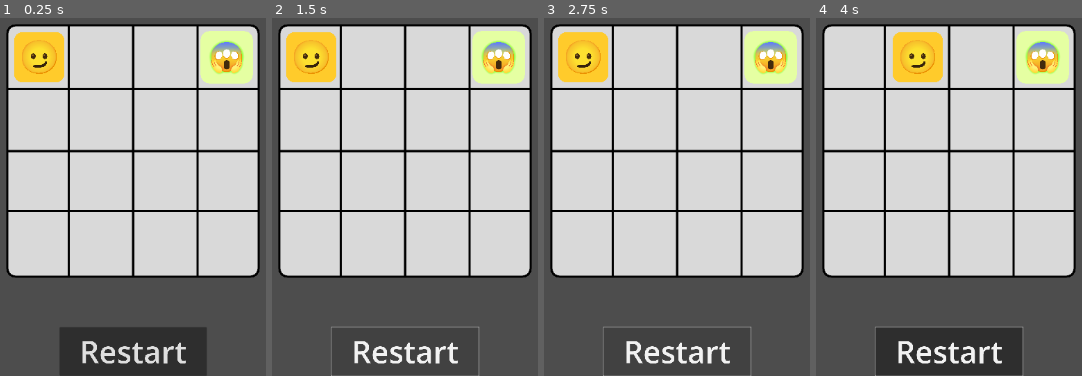
Above: before the commit, frames 1-4 (left to right).
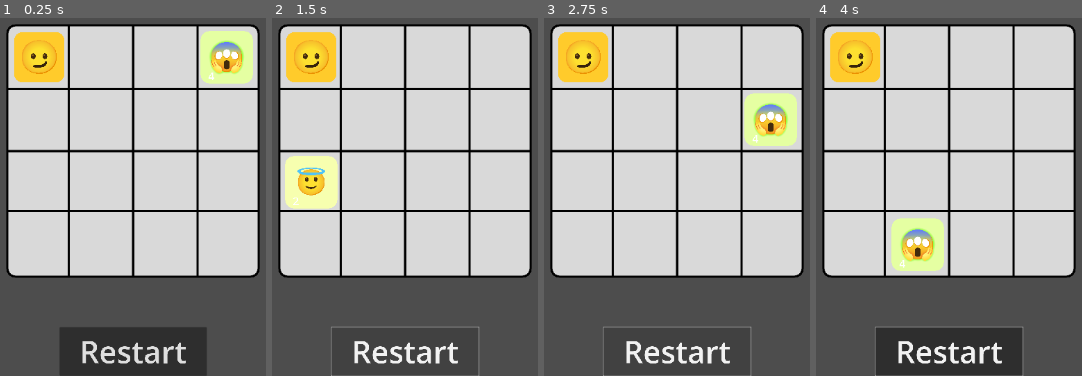
Above: after the commit, the same moments.

Repository: aeriab/gift-jam-2025
Game: Godot game, scene res://scenes/chill_game.tscn
The game is run twice, just before and just after one commit, with the same random seed, the same clock (stepped at 60 frames per second) and the same inputs. This scene is started directly instead of the project's main scene.
Inputs (mouse positions are in pixels of both pictures, inside the frame that each line leads up to):
- Up to frame 1 (0.25 s): no input
- Up to frame 2 (1.5 s): click "Restart" at 0.5 s; click "Restart" at 1.25 s
- Up to frame 3 (2.75 s): click "Restart" at 2 s
- Up to frame 4 (4 s): tap Enter at 2.75 s; move the mouse to (outside the picture) at 2.77 s; hold Right (ui_right) from 2.78 s (still down); click (outside the picture) at 2.85 s; tap Space (jump_action) at 3.02, 3.77 s; move the mouse to (outside the picture) at 3.52 s; click (outside the picture) at 3.6 s

The runs differ from the first frame. In frame 1, less than 0.1% of the frame differs, in the area x 78-81%, y 15-18%; in frame 2, 5.7%; in frame 3, 5.7%; in frame 4, 11%, in the area x 5-96%, y 3-71%.
Error before the commit: Invalid call. Nonexistent function 'restart' in base 'Sprite2D (tile_spawner.gd)'. (res://scripts/restart_button.gd:8)

Commit message:
score now here

Diff:
--- a/globals/globals.gd
+++ b/globals/globals.gd
@@ -6,7 +6,7 @@
 var player_pos=Vector2(-337.5,-337.5)
 var player_moved="down"
 
-var move_cycle: int = 0
+var move_cycle: int = 6
 
 signal my_global_signal(x,y,dir)
 signal upgrade_global_signal(x,y)
@@ -14,10 +14,6 @@
 var x_of_interest: int
 var y_of_interest: int
 var direction_of_interest: Vector2
-
-var x_of_interest2: int
-var y_of_interest2: int
-var direction_of_interest2: Vector2
 
 func tell_box_to_move(box_row,box_col,direction):
 	emit_signal("my_global_signal", box_row,box_col,direction)
@@ -27,14 +23,3 @@
 
 func tell_box_to_upgrade(box_row,box_col):
 	emit_signal("upgrade_global_signal", box_row,box_col)
-
-
-#func tell_box_to_move2(box_row,box_col,direction):
-	#x_of_interest = box_row
-	#y_of_interest = box_col
-	#direction_of_interest = direction
-	#x_of_interest2 = box_row + direction.x
-	#y_of_interest2 = box_col - direction.y
-	#direction_of_interest2 = direction
-	#print("x1: " + str(x_of_interest))
-	#print("x2: " + str(x_of_interest2))
--- a/scenes/chill_game.tscn
+++ b/scenes/chill_game.tscn
@@ -30,7 +30,19 @@
 texture = ExtResource("1_e0b1p")
 script = ExtResource("2_bqqsl")
 
+[node name="ColorRect" type="ColorRect" parent="."]
+visible = false
+z_index = 2
+offset_left = -4462.0
+offset_top = -3130.0
+offset_right = -4422.0
+offset_bottom = -3090.0
+scale = Vector2(225.959, 225.959)
+color = Color(0.639216, 0.639216, 0.639216, 0.513726)
+
 [node name="RestartButton" type="Button" parent="."]
+process_mode = 3
+z_index = 5
 offset_left = -264.0
 offset_top = 634.0
 offset_right = 266.0
--- a/scenes/tile_scenes/tile_1.tscn
+++ b/scenes/tile_scenes/tile_1.tscn
@@ -9,5 +9,10 @@
 script = ExtResource("2_gxbgx")
 
 [node name="Label" type="Label" parent="."]
-offset_right = 40.0
-offset_bottom = 23.0
+offset_left = -335.0
+offset_top = 200.0
+offset_right = -164.0
+offset_bottom = 609.0
+scale = Vector2(0.997041, 1)
+theme_override_font_sizes/font_size = 200
+text = "2"
--- a/scripts/chill_player.gd
+++ b/scripts/chill_player.gd
@@ -6,6 +6,10 @@
 
 var normed_pos = Vector2(1,1)
 @onready var grey_grid = $"../GreyGrid"
+
+func restart():
+	desired_pos = Vector2(-337.5,-337.5)
+	normed_pos = Vector2(1,1)
 
 # Called when the node enters the scene tree for the first time.
 func _ready():
--- a/scripts/restart_button.gd
+++ b/scripts/restart_button.gd
@@ -2,8 +2,12 @@
 
 @onready var player = $"../Player"
 @onready var grey_grid = $"../GreyGrid"
+@onready var color_rect = $"../ColorRect"
+
 
 
 func _on_pressed():
+	color_rect.visible = false
+	get_tree().paused = false
+	player.restart()
 	grey_grid.restart()
-	player.restart()
--- a/scripts/tile_1.gd
+++ b/scripts/tile_1.gd
@@ -1,4 +1,5 @@
 extends Sprite2D
+@onready var label = $Label
 
 var size: int
 var x: int
@@ -56,20 +57,28 @@
 
 	if size == 1:
 		texture = _1_ANGEL_TILE
+		label.text = "2"
 	elif size == 2:
 		texture = _2_TOXIC_TILE
+		label.text = "4"
 	elif size == 3:
 		texture = _3_COWBOY_TILE
+		label.text = "8"
 	elif size == 4:
 		texture = _4_CHILLY_TILE
+		label.text = "16"
 	elif size == 5:
 		texture = _5_DEMON_TILE
+		label.text = "32"
 	elif size == 6:
 		texture = _6_BLUE_SKULL_TILE
+		label.text = "64"
 	elif size == 7:
 		texture = _7_BARF_TILE
+		label.text = "128"
 	elif size == 8:
 		texture = _8_MONEY_TILE
+		label.text = "256"
 
 	position = position.lerp(desired_pos, delta * FOLLOW_SPEED)
 
--- a/scripts/tile_spawner.gd
+++ b/scripts/tile_spawner.gd
@@ -28,10 +28,22 @@
 	var random_index = randi() % vector2_array.size()
 	return vector2_array[random_index]
 
+func restart():
+	for child in get_children():
+		remove_child(child)
+		child.queue_free()
+	Globals.matrix=[[0,0,0,0,0,0],[0,-1,0,0,0,0],[0,0,0,0,0,0],[0,0,0,0,0,0],[0,0,0,0,0,0],[0,0,0,0,0,0]]
+	Globals.player_pos=Vector2(-337.5,-337.5)
+	Globals.player_moved="down"
+	Globals.move_cycle = 6
+
+@onready var color_rect = $"../ColorRect"
 
 func generate_tile():
 	var rand_open_tile = get_random_vector2(find_zero_positions(Globals.matrix))
 	if rand_open_tile == Vector2(0,0):
+		get_tree().paused = true
+		color_rect.visible = true
 		print("GAME OVER")
 	spawn_tile(randi_range(1,2), rand_open_tile)
 	#print(rand_open_tile)
